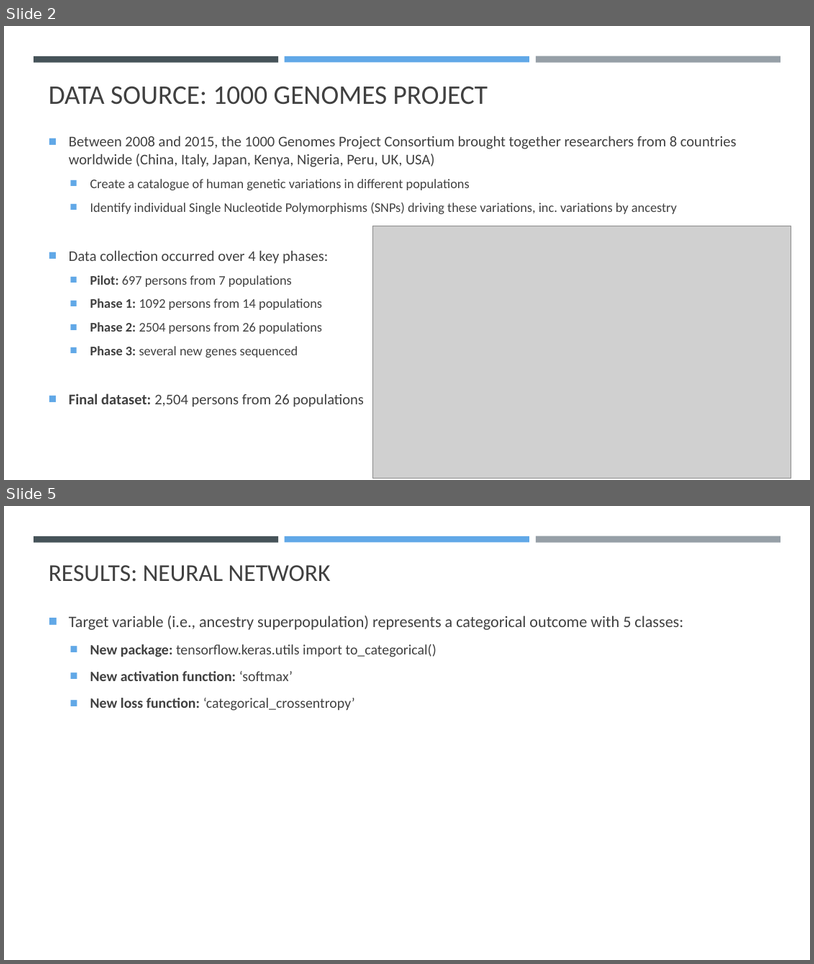
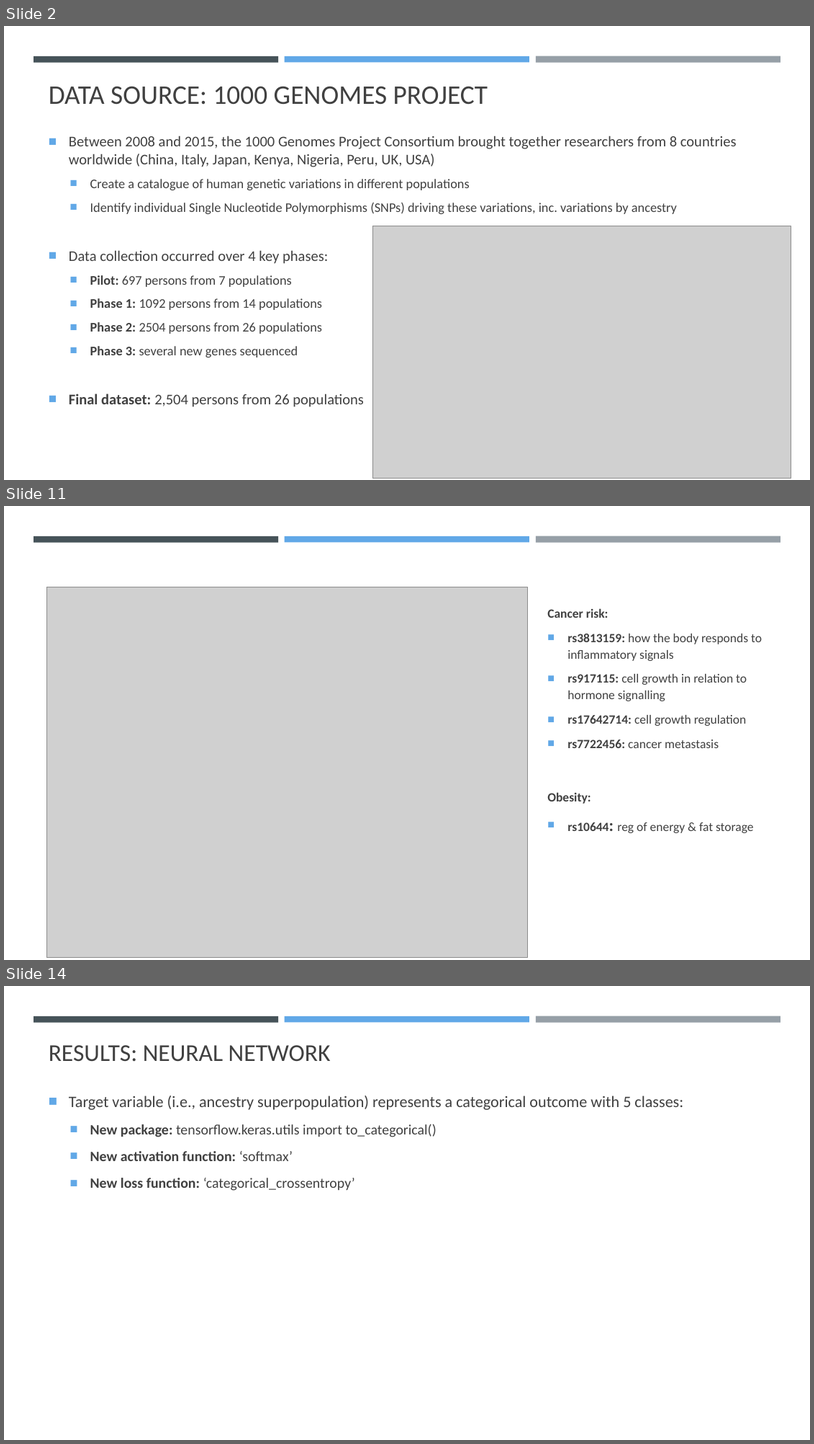
Before and after one commit to K-G-Witt/project4-team1, a slide deck: 1000genomes_Presentation.pptx. Shown one above the other, each under a label of ours: slides 2 and 5 before the commit, slides 2, 11 and 14 after it; the slides between them are not shown. The pictures are 814x964 and 814x1444 pixels, drawn with LibreOffice and Linux fonts; fonts in the diff are those of the drawing; grey boxes stand for pictures. Boxes give left, top, right and bottom in pixels: in the first picture for what was removed or moved away, otherwise in the second. Text is boxed around its words. In the diff, an @@ line names an element or a change of style, - is before the commit and + after.

```diff
--- a/1000genomes_Presentation.pptx
+++ b/1000genomes_Presentation.pptx
@@ slide 11 added at (x1=4, y1=506, x2=810, y2=960), background #FFFFFF; not listed: 3 template elements that a slide beside it also shows @@
@@ picture added at (x1=46, y1=587, x2=527, y2=957) @@
@@ text added at (x1=548, y1=608, x2=762, y2=833), 15 pt, text #404040 @@
+Cancer risk:
+■ rs3813159: how the body responds to inflammatory signals
+■ rs917115: cell growth in relation to hormone signalling
+■ rs17642714: cell growth regulation
+■ rs7722456: cancer metastasis
+Obesity:
+■ rs10644: reg of energy & fat storage
@@ what was slide 5 is now slide 14 @@
```
Also in this commit, not shown: 1 slide changed, 9 other slides added, 1 slide removed.
